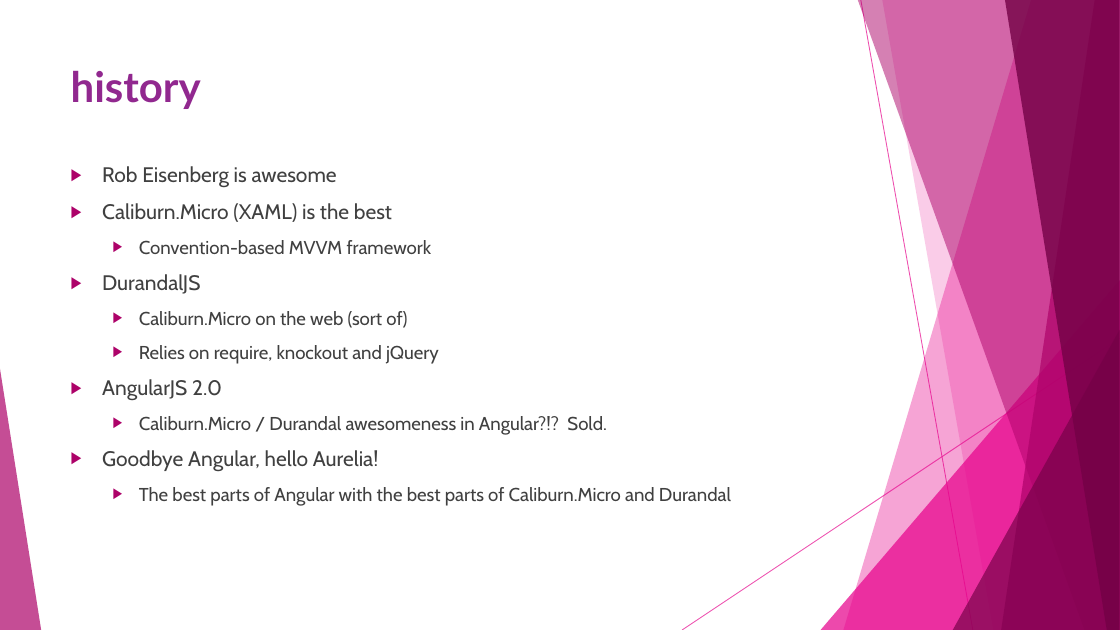
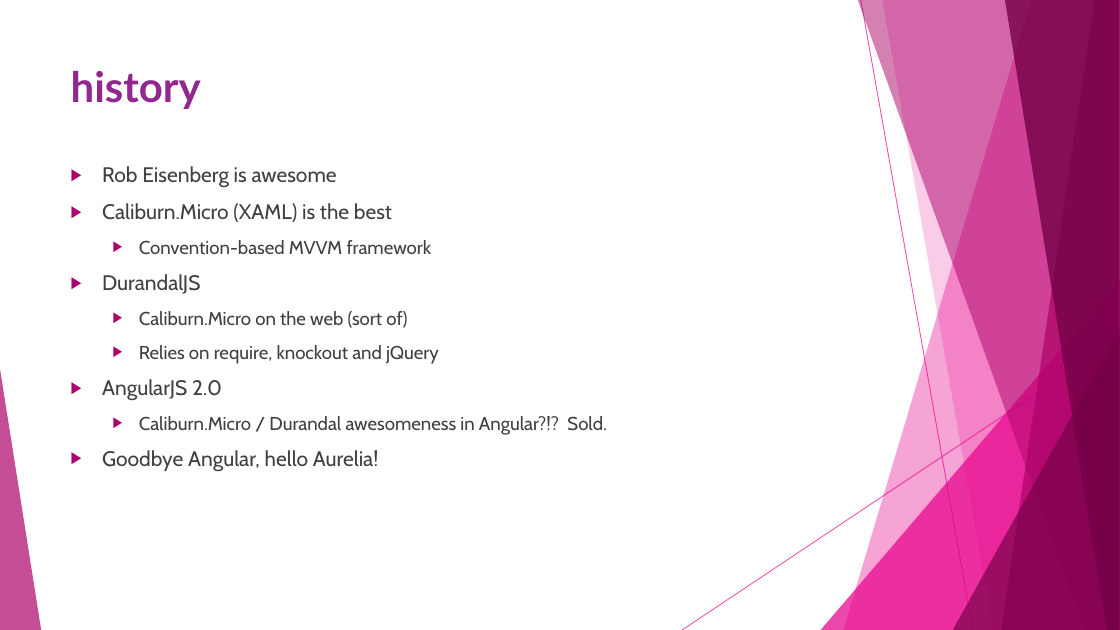
Before and after one commit to cabarney/Meet-Aurelia-Talk, a slide deck: slide 4 of Slides.pptx (slide 3 before the commit). Drawn at 1120x630 pixels with LibreOffice and Linux fonts; fonts in the diff are those of the drawing; background and template pictures are left out. Boxes give left, top, right and bottom in pixels: in the first picture for what was removed or moved away, otherwise in the second. Text is boxed around its words. In the diff, an @@ line names an element or a change of style, - is before the commit and + after.

```diff
--- a/Slides.pptx
+++ b/Slides.pptx
@@ text at bbox=[139, 487, 731, 506]: paragraph removed @@
-  ▶ The best parts of Angular with the best parts of Caliburn.Micro and Durandal
```
Also in this commit, not shown: 1 other slide changed, 1 slide added, 2 other files.
